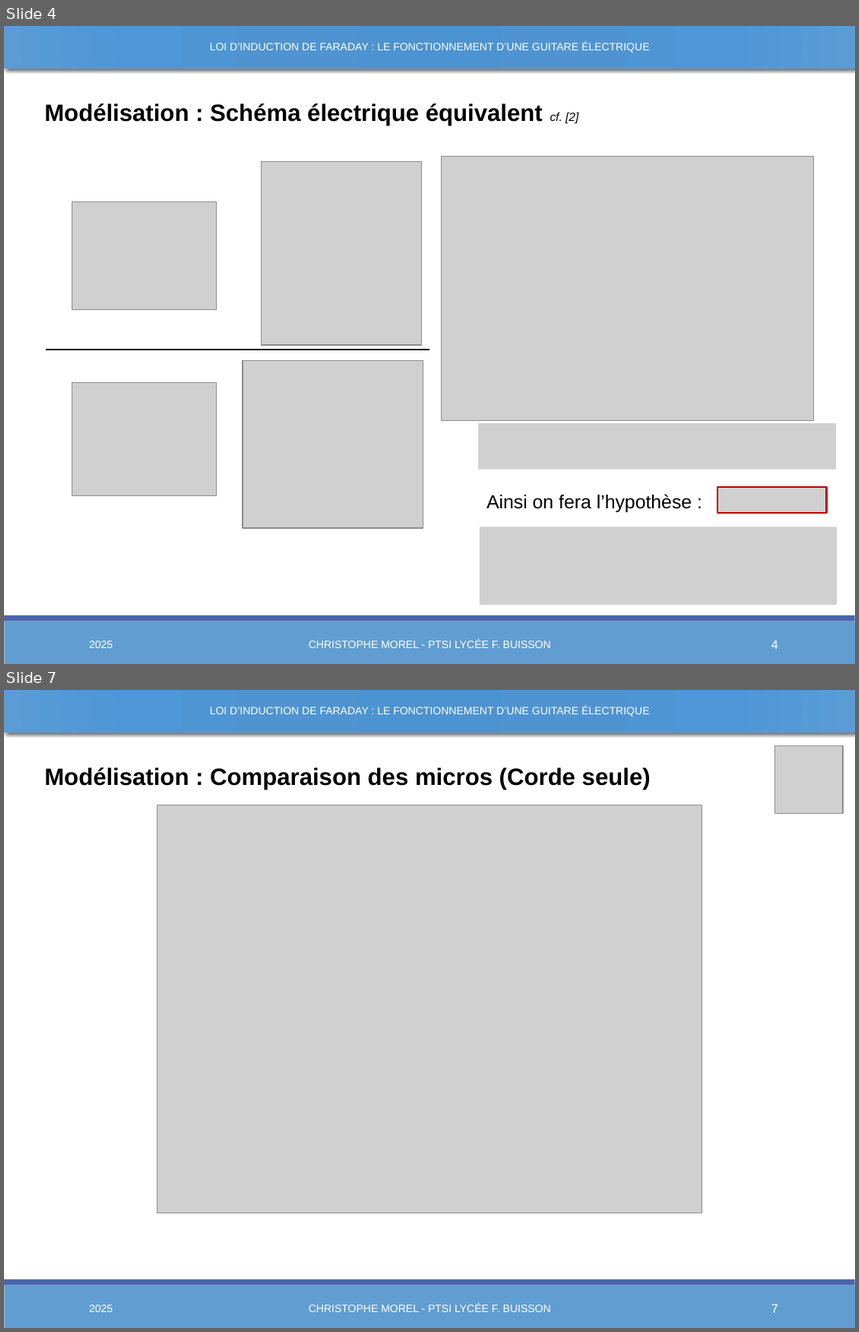
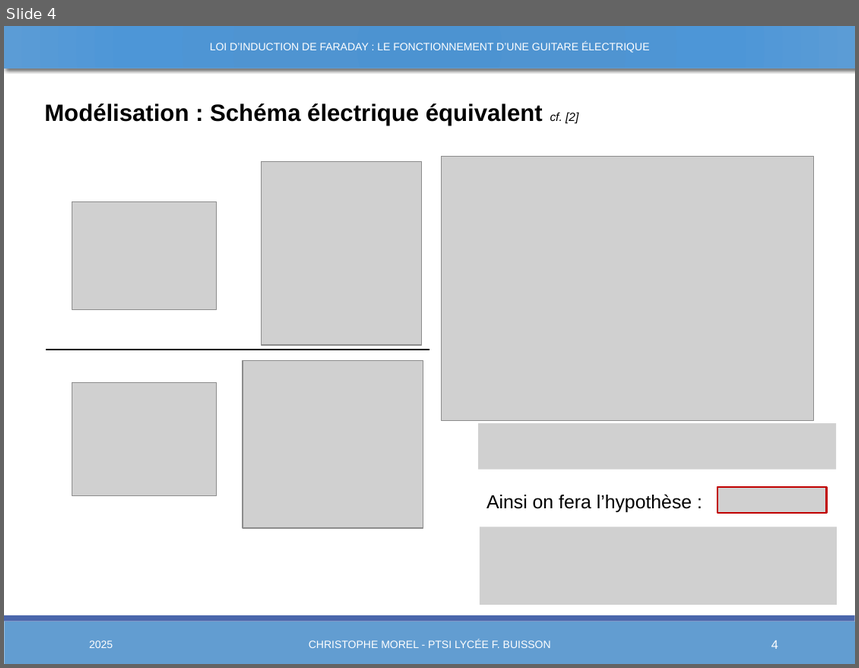
Before and after one commit to Chrismorel7/TIPE---Micro_guitare_elec, a slide deck: Views/Presentation3.pptx. Shown one above the other, each under a label of ours: slides 4 and 7 before the commit, slide 4 after it; the slides between them are not shown. The pictures are 859x1332 and 859x668 pixels, drawn with LibreOffice and Linux fonts; fonts in the diff are those of the drawing; grey boxes stand for pictures. Boxes give left, top, right and bottom in pixels: in the first picture for what was removed or moved away, otherwise in the second. Text is boxed around its words. In the diff, an @@ line names an element or a change of style, - is before the commit and + after.

```diff
--- a/Views/Presentation3.pptx
+++ b/Views/Presentation3.pptx
@@ slide 7 removed at [4,690,855,1328], background #FFFFFF; not listed: 2 template elements that a slide beside it also shows @@
@@ rectangle removed at [4,690,855,732] @@
@@ text removed at [210,706,650,717] @@
-LOI D’INDUCTION DE FARADAY : LE FONCTIONNEMENT D’UNE GUITARE ÉLECTRIQUE
@@ picture removed at [775,746,843,813] @@
@@ text removed at [44,768,651,790] @@
-Modélisation : Comparaison des micros (Corde seule)
@@ picture removed at [158,805,702,1214] @@
@@ rectangle removed at [34,1084,826,1102] @@
@@ text removed at [89,1305,113,1312] @@
-2025
@@ text removed at [309,1303,551,1312] @@
-CHRISTOPHE MOREL - PTSI LYCÉE F. BUISSON
@@ page number removed at [772,1305,778,1313] @@
-7
```
Also in this commit, not shown: 5 slides changed, 3 other files.
